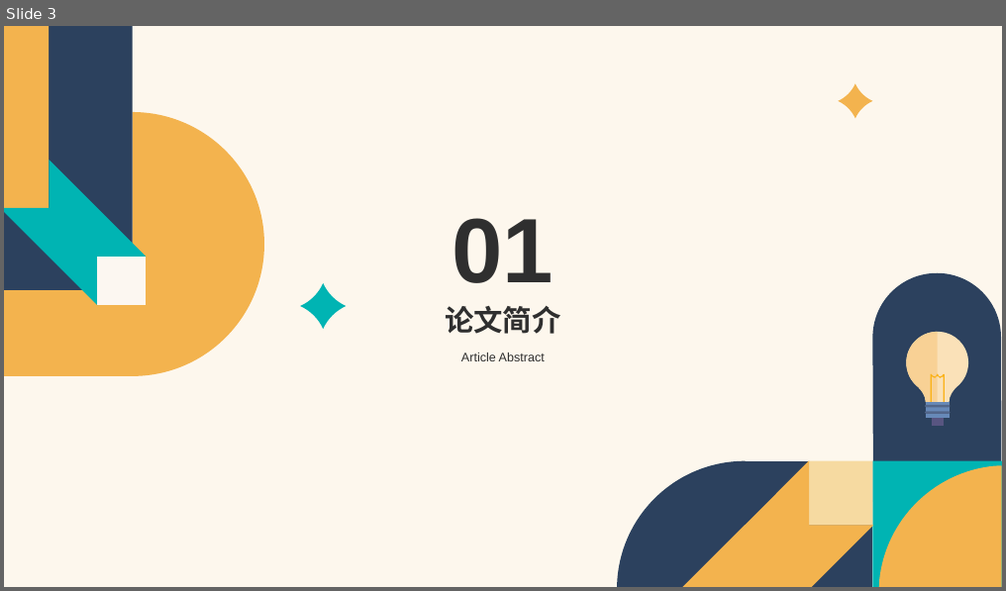
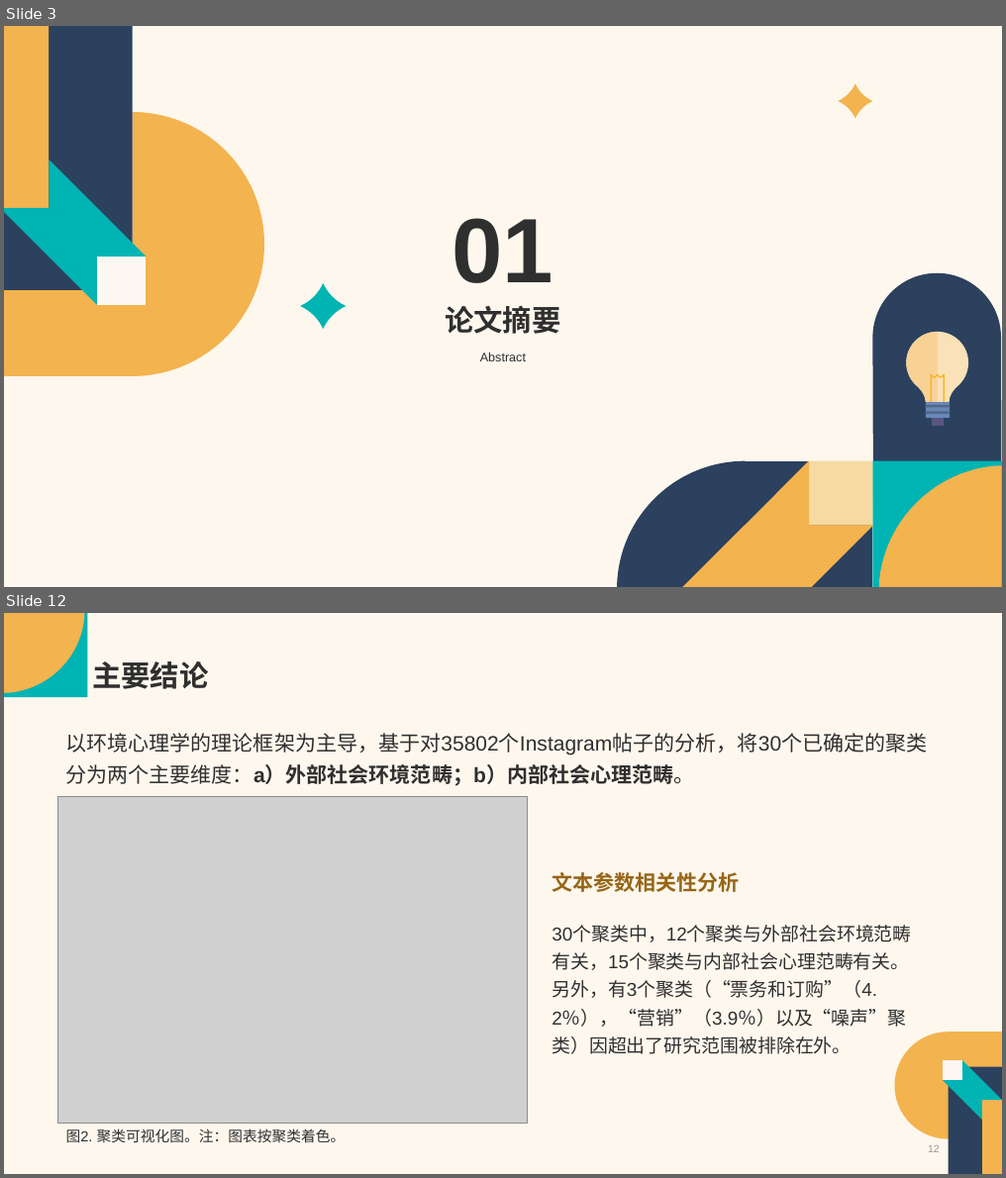
Before and after one commit to Vaelubo/Research, a slide deck: SSCI文章汇报.pptx. Shown one above the other, each under a label of ours: slide 3 before the commit, slides 3 and 12 after it; the slides between them are not shown. The pictures are 1006x591 and 1006x1178 pixels, drawn with LibreOffice and Linux fonts; fonts in the diff are those of the drawing; grey boxes stand for pictures. Boxes give left, top, right and bottom in pixels: in the first picture for what was removed or moved away, otherwise in the second. Text is boxed around its words. In the diff, an @@ line names an element or a change of style, - is before the commit and + after.

```diff
--- a/SSCI文章汇报.pptx
+++ b/SSCI文章汇报.pptx
@@ slide 12 added at (4, 613, 1002, 1174), background #FDF0DC at 50% opacity @@
@@ rectangle added at (4, 613, 88, 697), fill #00B4B3 @@
@@ freeform shape added at (4, 613, 84, 693), fill #F3B34E @@
@@ title added at (92, 662, 208, 689), 28 pt, text #2F2F2F, bold @@
+主要结论
@@ text added at (66, 733, 928, 786), 20 pt, text #2F2F2F @@
+以环境心理学的理论框架为主导，基于对35802个Instagram帖子的分析，将30个已确定的聚类分为两个主要维度：a）外部社会环境范畴；b）内部社会心理范畴。
@@ picture added at (57, 797, 528, 1124) @@
@@ text added at (551, 872, 911, 1055), 18 pt, text #2F2F2F @@
+文本参数相关性分析
+30个聚类中，12个聚类与外部社会环境范畴有关，15个聚类与内部社会心理范畴有关。另外，有3个聚类（“票务和订购”（4.2％），“营销”（3.9％）以及“噪声”聚类）因超出了研究范围被排除在外。
@@ group added at (895, 1032, 1002, 1174): 4 freeform shapes, 1 rectangle @@
@@ text added at (66, 1129, 346, 1144), 14 pt, text #2F2F2F @@
+图2. 聚类可视化图。注：图表按聚类着色。
@@ page number added at (928, 1146, 940, 1153), 10 pt, text #979797 @@
+12
@@ slide 3 changed as well @@
@@ title at (445, 305, 560, 334): text changed @@
-论文简介
+论文摘要
@@ text at (480, 353, 526, 362): text changed @@
-Article Abstract
+Abstract
```
Also in this commit, not shown: 6 other slides changed, 13 other slides added, 14 slides removed.
